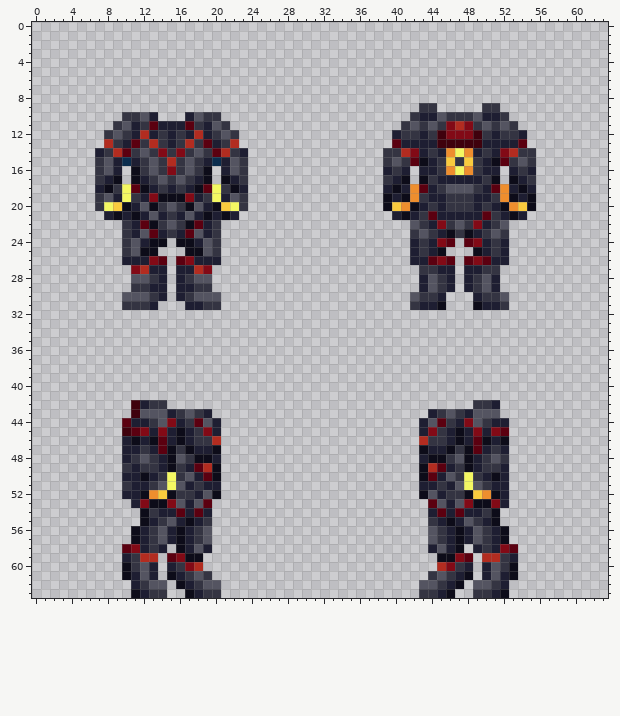
A pixel-art sprite gets an edit: Resources/Textures/Clothing/OuterClothing/Hardsuits/security-warden.rsi/equipped-OUTERCLOTHING-reptilian.png. Above, as it was before the edit.
The file is 64x64 pixels. Colours within 5 levels of each other are drawn and written as one.
After the commit:
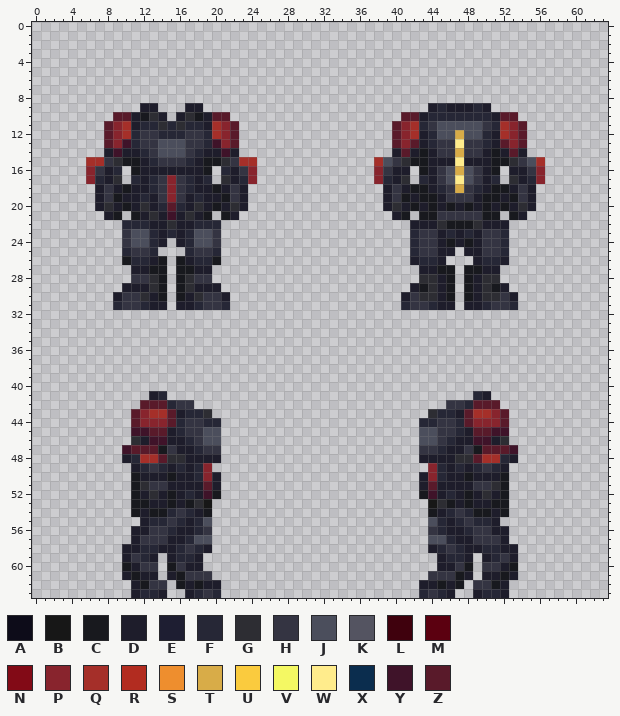
Palette (. is transparent): A #0d0c19  B #171717  C #18191e  D #1e1d2b  E #1e1e32  F #262736  G #2d2d33  H #343442  J #4b4e5c  K #545461  L #3f010d  M #5b0010  N #820a16  P #88242d  Q #a52f29  R #b22c20  S #ee8e2e  T #d8ac48  U #facb3e  V #f4f863  W #ffec8c  X #0b2d4e  Y #3f1329  Z #591a2a
The edit:
Changed rows in their new state; - is an unchanged pixel.
first column x 6:
 9 ------DD---DD------------------------.DFDDDFD.-----
10 ---ZZDCGD-DGCDZZ-------------------ZZDFFFFFFFDZZ---
11 --ZPQDFFGFGFFDQPZ-----------------ZPQFHJJJJJHFQPZ--
12 --ZPQFHHFFFHHFQPZ-----------------ZPQDFJJTJJFDQPZ--
13 --ZPYF-HJJJH-FYPZ-----------------ZPZDFHHWHHFDZPZ--
14 -.DYDDF-JJJ-FDDYD.---------------.DZDCDHHTHHDCDZD.-
15 QQHGCCDF-H-FDCCGHQQ-------------QJHGCCDDDWDDDCCGHJQ
16 P-DF-CDDDDDDDC-FD-P-------------PHDD-CD-JTJ-DC-DDHP
17 PFDG-FDFHPHFDF-GDFP-------------PFDG-FDHJWJHDF-GDFP
18 -DHDCDDF-P-FDDCDHD---------------DHDCCDFHTHFDCCDHD-
19 -DHCDDFDHPHDFDDCHD---------------DHCDCCD---DCCDCHD-
20 -DGDCDGDFZFDGDCDGD---------------DGDCDCDCDCDCDCDGD-
21 --DC.CDGDYDGDC.CD-----------------DC.CCHHHHHCC.CD--
22 ----FFFDDGDDFFF---------------------DDDGCCCGDDD----
23 -----JJFDFDFJJ----------------------FH-DFDFD-HF----
24 -----JJFD-DFJJ----------------------F-HDCDCDH-F----
25 ----FHHF---FHHF---------------------F-HDD-DDH-F----
26 ----CFFDC-CDFFC---------------------DFFD.-.DFFD----
27 -----DDCC-CCDD-----------------------DDCC-CCDD-----
28 -----HHGC-CGHH-----------------------GGDC-CDGG-----
29 ----DDDGC-CGDDD---------------------DCGDC-CDGCD----
30 ---DHHGDC-CDGHHD-------------------DHGGDC-CDGGHD---
31 ---F--FDD-DDF--F-------------------F-HFDD-DDFH-F---
first column x 10:
41 ---DF----------------------------------FD---
42 -.ZZZFHH----------------------------HHFZZZ--
43 -ZPQQZDFFG------------------------GFFDZQQPZ-
44 .ZPPPZF-HFF----------------------FFH-FZPPPZ-
45 .YYZZDFH-JJ----------------------JJ-HFDZZYY-
46 .GDYYDDF-JJ----------------------JJ-FDDYYDG-
47 YZZZCHDDFHH----------------------HHFDDHCZZZY
48 DFQQZGGDDDD----------------------DDDDGGZQQFD
49 .DF-FDFDFP.----------------------.PFDFDF-FD-
50 .CDDDCDDFPD----------------------DPFDDCDDDC-
51 .CG-HDDDDZD----------------------DZDDDDH-GC-
52 .CDGDCDFDYC----------------------CYDFDCDGDC-
53 -CCDDCDCGB------------------------BGCDCDDCC-
54 -CDCCFHFDC------------------------CDFHFCCDC-
55 --DFFHFDFJ------------------------JFDFHFFD--
56 -DD-HFDDFH------------------------HFDDFH-DD-
57 -DH-HDDFJJ------------------------JJFDDH-HD-
58 DDFFDDFHFD------------------------DFHFDDFFDD
59 D-FD-DFFD--------------------------DFFD-DF-D
60 CDHH-C-DD--------------------------DD-C-HHDC
61 DCDD-DC-H--------------------------H-CD-DDCD
62 -DCHH-CDCDD----------------------DDCDC-HHCD-
63 -DFFD--DF-F----------------------F-FD--DFFD-
